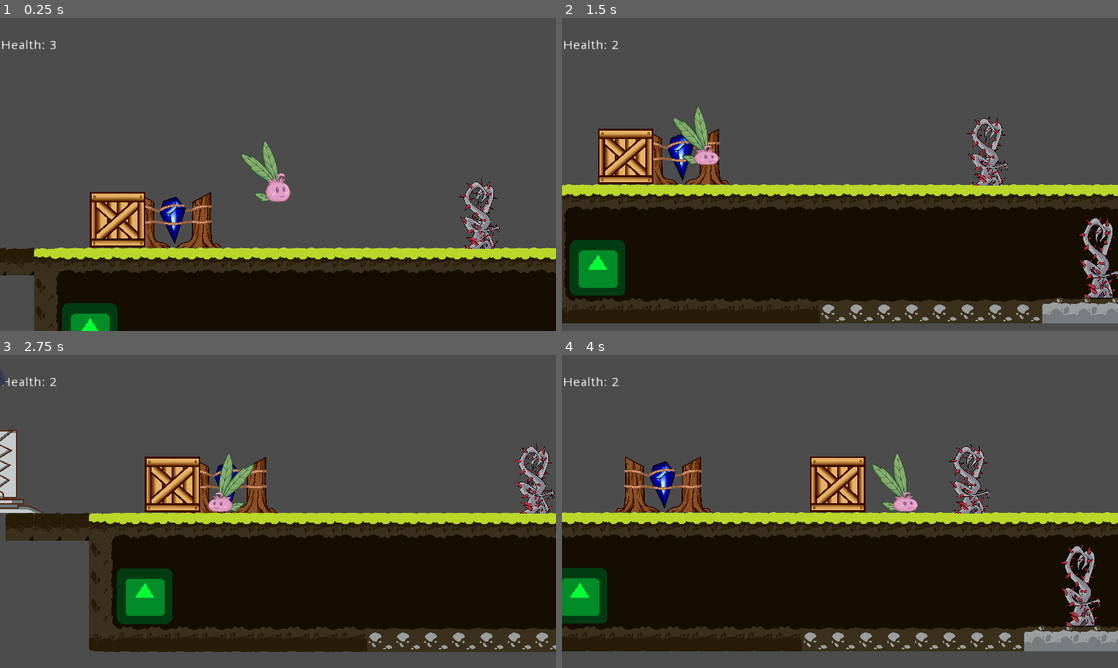
Above: before the commit, frames 1-4 (two rows, left to right).
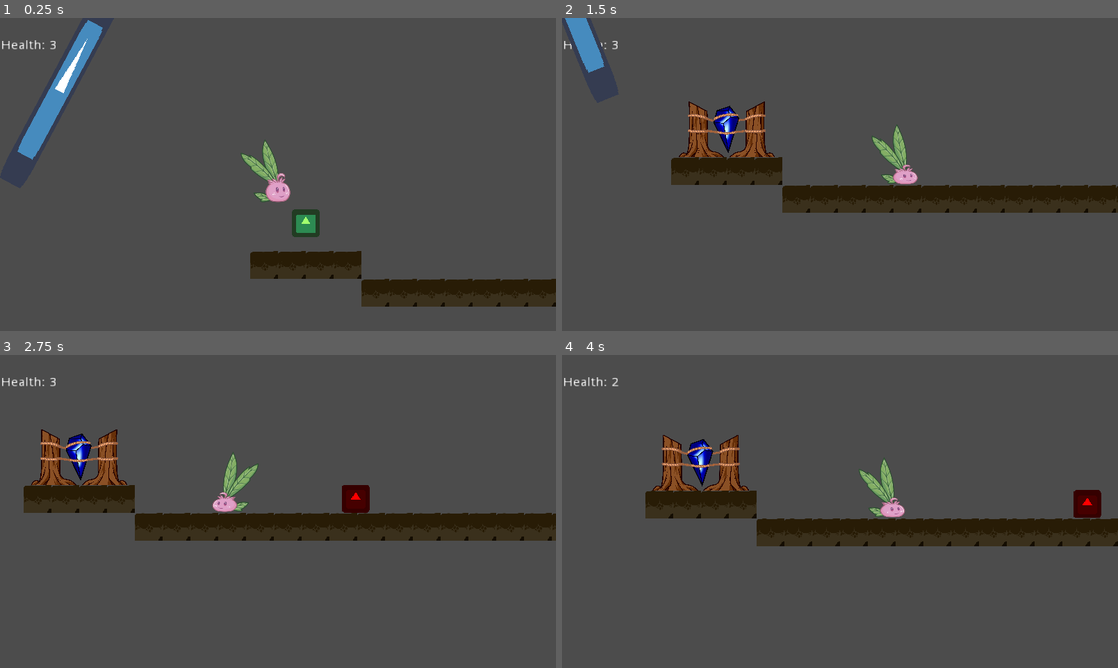
Above: after the commit, the same moments.

Repository: DamianKoch1/OnionsAdventure
Game: Godot game, scene res://Levels/Prototype.tscn
The game is run twice, just before and just after one commit, with the same random seed, the same clock (stepped at 60 frames per second) and the same inputs. The engine's default icon, where the game draws it, is replaced by a stand-in: a white triangle on a blue panel in a dark square.
Inputs:
- Up to frame 1 (0.25 s): no input
- Up to frame 2 (1.5 s): hold Right (ui_right) from 0.53 s (still down); tap E (push) at 0.6, 1.35 s; tap Space (jump) at 0.77 s
- Up to frame 3 (2.75 s): tap Space (jump) at 1.52 s; release Right (ui_right) at 2.03 s; hold Left (ui_left) from 2.03 s (still down); tap E (push) at 2.1 s
- Up to frame 4 (4 s): release Left (ui_left) at 2.78 s; hold Right (ui_right) from 2.78 s (still down); tap E (push) at 2.85, 3.6 s; tap Space (jump) at 3.02, 3.77 s

The runs differ from the first frame. In frame 1, 29% of the frame differs, in the area x 0-100%, y 0-100%; in frame 2, 50%, in the area x 0-100%, y 0-98%; in frame 3, 44%; in frame 4, 49%.

Commit message:
added following enemy

Diff:
--- /dev/null
+++ b/Enemies/FollowingEnemy.gd
@@ -0,0 +1,37 @@
+extends Node2D
+
+var player
+var startpos
+onready var damageCD = 0
+onready var following = false
+onready var enemy = $Enemy
+export var speed = 2
+export var loseAggroDistance = 550
+var motion = Vector2()
+export var gravity = 12
+
+func _ready():
+	startpos = enemy.global_position
+
+func _process(delta):
+	if damageCD != 0:
+		damageCD = max(damageCD - delta, 0)
+	motion.y += gravity
+	if following == true:
+		motion.x = (player.global_position.x - $Enemy.global_position.x)*speed
+		if startpos.distance_to(player.global_position) > loseAggroDistance:
+			following = false
+	else:
+		motion.x = startpos.x - $Enemy.global_position.x
+	motion = $Enemy.move_and_slide(motion)
+func _on_Area2D_body_entered(body):
+	if body.name == "Onion" && damageCD == 0:
+		body.health -= 1
+		damageCD = 1
+
+
+func _on_VisionRange_body_entered(body):
+	if body.name == "Onion":
+		player = body
+		if following == false:
+			following = true
--- /dev/null
+++ b/Enemies/FollowingEnemy.tscn
@@ -0,0 +1,83 @@
+[gd_scene load_steps=6 format=2]
+
+[ext_resource path="res://Enemies/FollowingEnemy.gd" type="Script" id=1]
+[ext_resource path="res://icon.png" type="Texture" id=2]
+
+[sub_resource type="RectangleShape2D" id=3]
+
+custom_solver_bias = 0.0
+extents = Vector2( 32, 32 )
+
+[sub_resource type="RectangleShape2D" id=1]
+
+custom_solver_bias = 0.0
+extents = Vector2( 39.881, 44.008 )
+
+[sub_resource type="RectangleShape2D" id=2]
+
+custom_solver_bias = 0.0
+extents = Vector2( 605.487, 163 )
+
+[node name="FollowingEnemy" type="Node2D"]
+
+script = ExtResource( 1 )
+speed = 2
+loseAggroDistance = 550
+gravity = 12
+
+[node name="Enemy" type="KinematicBody2D" parent="." index="0"]
+
+position = Vector2( -16, 16 )
+scale = Vector2( 0.5, 0.5 )
+input_pickable = false
+collision_layer = 1
+collision_mask = 1
+collision/safe_margin = 0.08
+
+[node name="CollisionShape2D" type="CollisionShape2D" parent="Enemy" index="0"]
+
+shape = SubResource( 3 )
+
+[node name="Sprites" type="Node2D" parent="Enemy" index="1"]
+
+[node name="Sprite" type="Sprite" parent="Enemy/Sprites" index="0"]
+
+modulate = Color( 1, 0, 0, 1 )
+self_modulate = Color( 1, 0, 0, 1 )
+texture = ExtResource( 2 )
+_sections_unfolded = [ "Visibility" ]
+
+[node name="Area2D" type="Area2D" parent="Enemy" index="2"]
+
+input_pickable = true
+gravity_vec = Vector2( 0, 1 )
+gravity = 98.0
+linear_damp = 0.1
+angular_damp = 1.0
+audio_bus_override = false
+audio_bus_name = "Master"
+
+[node name="CollisionShape2D" type="CollisionShape2D" parent="Enemy/Area2D" index="0"]
+
+shape = SubResource( 1 )
+
+[node name="VisionRange" type="Area2D" parent="." index="1"]
+
+input_pickable = true
+gravity_vec = Vector2( 0, 1 )
+gravity = 98.0
+linear_damp = 0.1
+angular_damp = 1.0
+monitorable = false
+audio_bus_override = false
+audio_bus_name = "Master"
+
+[node name="CollisionShape2D" type="CollisionShape2D" parent="VisionRange" index="0"]
+
+position = Vector2( -0.634242, 0.883445 )
+scale = Vector2( 0.421758, 0.583635 )
+shape = SubResource( 2 )
+
+[connection signal="body_entered" from="Enemy/Area2D" to="." method="_on_Area2D_body_entered"]
+
+[connection signal="body_entered" from="VisionRange" to="." method="_on_VisionRange_body_entered"]
--- a/Levels/Prototype.tscn
+++ b/Levels/Prototype.tscn
@@ -17,6 +17,7 @@
 [ext_resource path="res://Objects/Obstacles/DamagingObstacle.tscn" type="PackedScene" id=15]
 [ext_resource path="res://Assets/asset_vine_thorns_1.png" type="Texture" id=16]
 [ext_resource path="res://Enemies/Enemy.tscn" type="PackedScene" id=17]
+[ext_resource path="res://Enemies/FollowingEnemy.tscn" type="PackedScene" id=18]
 
 [sub_resource type="Curve2D" id=1]
 
@@ -63,7 +64,7 @@
 [node name="Onion" parent="." index="4" instance=ExtResource( 4 )]
 
 editor/display_folded = true
-position = Vector2( 280.585, 163.641 )
+position = Vector2( 2272, -96 )
 z_index = 5
 z_as_relative = false
 _sections_unfolded = [ "Transform", "Z Index" ]
@@ -197,22 +198,32 @@
 
 position = Vector2( -224, -96 )
 
-[node name="Box" parent="." index="13" instance=ExtResource( 12 )]
+[node name="Rope2" parent="." index="13" instance=ExtResource( 11 )]
+
+position = Vector2( 2076.89, -289.621 )
+swingDegrees = 50
+swingSpeed = 0.04
+
+[node name="Box" parent="." index="14" instance=ExtResource( 12 )]
 
 position = Vector2( 96, 224 )
 z_index = 5
 _sections_unfolded = [ "Z Index" ]
 
-[node name="Checkpoint" parent="." index="14" instance=ExtResource( 13 )]
+[node name="Checkpoint" parent="." index="15" instance=ExtResource( 13 )]
 
 position = Vector2( 832, -32 )
 
-[node name="Trap" parent="." index="15" instance=ExtResource( 14 )]
+[node name="Checkpoint2" parent="." index="16" instance=ExtResource( 13 )]
+
+position = Vector2( 2304, -32 )
+
+[node name="Trap" parent="." index="17" instance=ExtResource( 14 )]
 
 position = Vector2( -97.7994, 240.296 )
 scale = Vector2( 0.5, 0.5 )
 
-[node name="Sprite" parent="." index="16" instance=ExtResource( 15 )]
+[node name="Sprite" parent="." index="18" instance=ExtResource( 15 )]
 
 editor/display_folded = true
 position = Vector2( 512, 216.91 )
@@ -229,7 +240,7 @@
 position = Vector2( -5.89149, 40.4562 )
 scale = Vector2( 0.10767, 0.149532 )
 
-[node name="Sprite2" parent="." index="17" instance=ExtResource( 15 )]
+[node name="Sprite2" parent="." index="19" instance=ExtResource( 15 )]
 
 editor/display_folded = true
 position = Vector2( 639.613, 338.115 )
@@ -246,7 +257,7 @@
 position = Vector2( 17.2571, 80.7451 )
 scale = Vector2( 0.111448, 0.15888 )
 
-[node name="Enemy" parent="." index="18" instance=ExtResource( 17 )]
+[node name="Enemy" parent="." index="20" instance=ExtResource( 17 )]
 
 editor/display_folded = true
 position = Vector2( -636.128, 236.206 )
@@ -256,15 +267,19 @@
 
 curve = SubResource( 1 )
 
-[node name="Enemy2" parent="." index="19" instance=ExtResource( 17 )]
-
-editor/display_folded = true
-position = Vector2( 1445.31, -80.3412 )
+[node name="Enemy2" parent="." index="21" instance=ExtResource( 17 )]
+
+editor/display_folded = true
+position = Vector2( 1475.24, -38.1696 )
 movespeed = 0.2
 
 [node name="EnemyPath" parent="Enemy2" index="0"]
 
 curve = SubResource( 2 )
+
+[node name="FollowingEnemy" parent="." index="22" instance=ExtResource( 18 )]
+
+position = Vector2( 2905.98, -38.6253 )
 
 
 [editable path="Onion"]
@@ -275,3 +290,4 @@
 [editable path="Sprite2"]
 [editable path="Enemy"]
 [editable path="Enemy2"]
+[editable path="FollowingEnemy"]
--- a/Objects/Rope/Rope.gd
+++ b/Objects/Rope/Rope.gd
@@ -19,4 +19,4 @@
 func _on_Area2D_body_exited(body):
 	if body.name == "Onion":
 		body.state = body.jump
-		body.bounce(abs(rotation_degrees)*20)
+		body.bounce(min(abs(rotation_degrees)*20, 700))
--- a/Objects/Trap/Trap.tscn
+++ b/Objects/Trap/Trap.tscn
@@ -34,7 +34,6 @@
 [node name="right" type="Sprite" parent="." index="1"]
 
 position = Vector2( 26.047, -4.52453 )
-rotation = -1.5708
 scale = Vector2( 0.174292, 0.153846 )
 texture = ExtResource( 3 )
 offset = Vector2( 437.039, -183.536 )
@@ -43,7 +42,6 @@
 [node name="left" type="Sprite" parent="." index="2"]
 
 position = Vector2( -36.0423, -1.85963 )
-rotation = 1.5708
 scale = Vector2( 0.174292, 0.137339 )
 texture = ExtResource( 4 )
 offset = Vector2( -441.808, -207.951 )
--- a/Player/Player.gd
+++ b/Player/Player.gd
@@ -118,19 +118,18 @@
 	motion = move_and_slide(motion, UP)
 
 func rayUpdate():
-	if state != climb:
-		ray.force_raycast_update()
-		if ray.is_colliding():
-			var col = ray.get_collider()
-			if col.get_class() == "Area2D":
-				ray.add_exception(col)
-			else:
-				if global_position.distance_to(ray.get_collision_point()) <= 30:
-					attachTo(col)
-				elif global_position.distance_to(ray.get_collision_point()) > 30:
-					attachTo(worldNode)
+	ray.force_raycast_update()
+	if ray.is_colliding():
+		var col = ray.get_collider()
+		if col.get_class() == "Area2D":
+			ray.add_exception(col)
 		else:
-			attachTo(worldNode)
+			if global_position.distance_to(ray.get_collision_point()) <= 30:
+				attachTo(col)
+			elif global_position.distance_to(ray.get_collision_point()) > 30:
+				attachTo(worldNode)
+	else:
+		attachTo(worldNode)
 
 func attachTo(obj):
 	if obj.get_class() != "KinematicBody2D":
Not shown: 1 places in Levels/Prototype.tscn that only renumber resources
